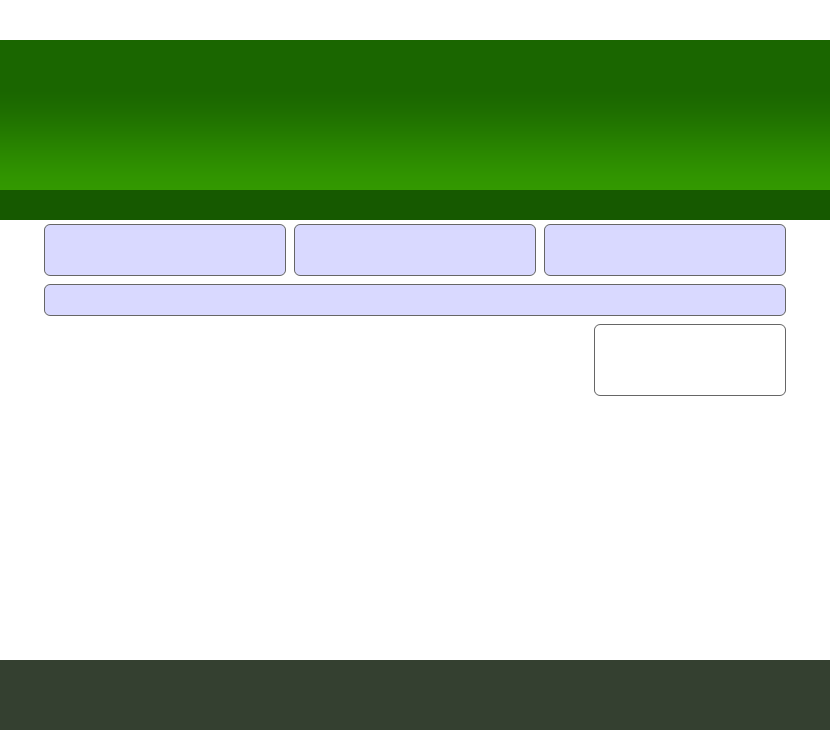
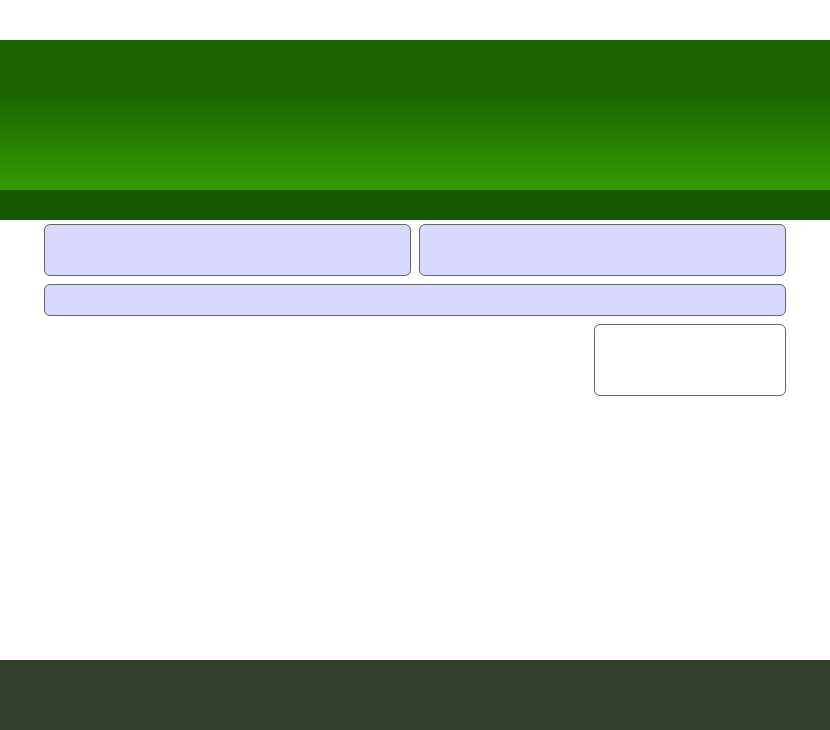
Before/after of a 830 x 730 layered artwork. What changed in the layer stack:
painted on "header / footer widgets" over [280, 225, 550, 275]
